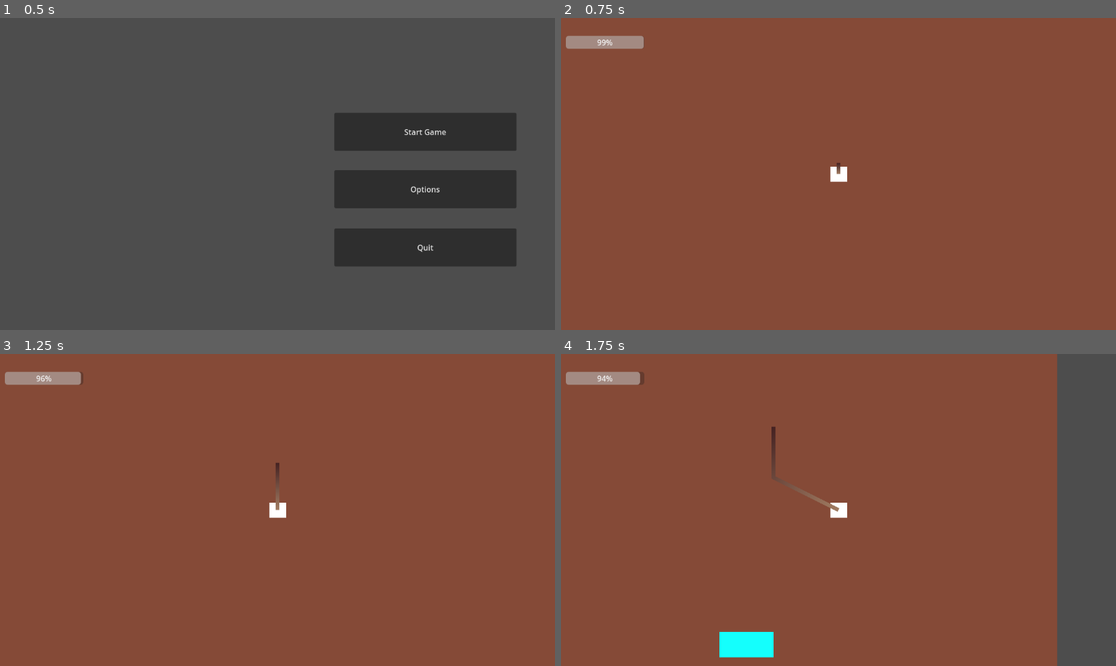
Above: before the commit, frames 1-4 (two rows, left to right).
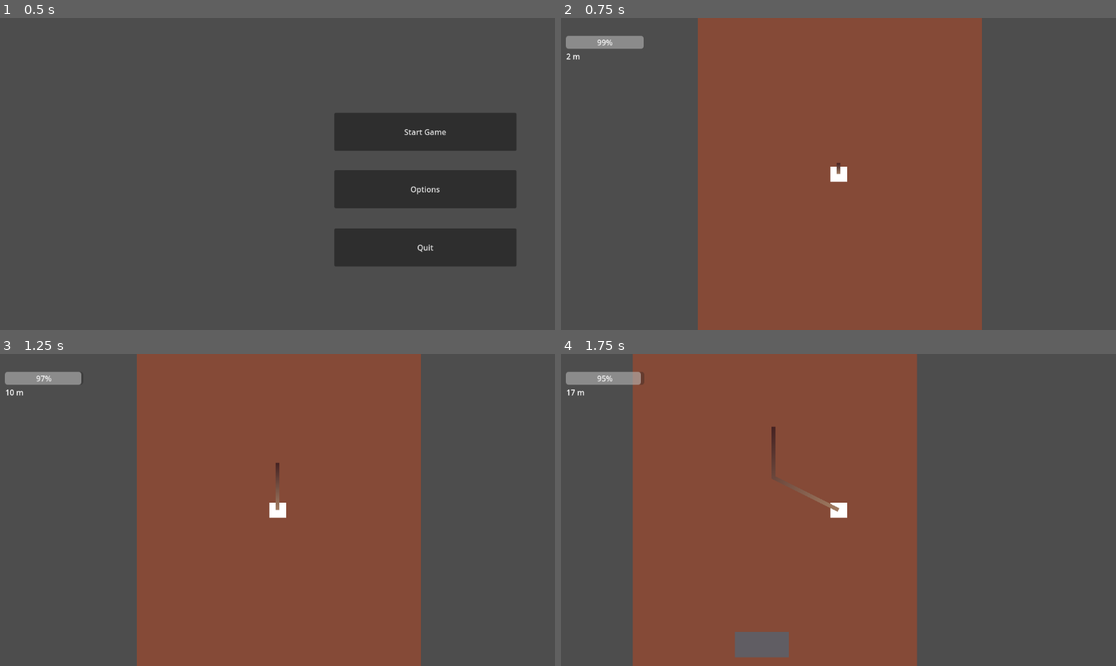
Above: after the commit, the same moments.

Repository: n4than0193-star/drill-digger
Game: Godot game, scene res://Scenes/main_menu.tscn
Two runs of this game, one before a commit and one after it. Both use one fixed random seed, a clock stepped at 60 frames per second and the inputs below.
Inputs (mouse positions are in pixels of both pictures, inside the frame that each line leads up to):
- Up to frame 1 (0.5 s): no input
- Up to frame 2 (0.75 s): click "Start Game" at 0.5 s
- Up to frame 3 (1.25 s): no input
- Up to frame 4 (1.75 s): tap Enter at 1.25 s; move the mouse to (960, 494) at 1.27 s; hold Right (Right) from 1.28 s (still down); tap Alt at 1.35 s; click (960, 494) at 1.42 s

Frame 1 is identical in both runs. In frame 2, 48% of the frame differs, in the area x 0-100%, y 0-100%; in frame 3, 48%; in frame 4, 39%.

Commit message:
Power-Ups + Difficulty Changes
Added all three power-ups: the shield, the magnet and the star. Also made some changes to boundaries and hitboxes to increase the difficulty of the game and give it more of an arcade-esque feel.

Diff:
--- a/Scenes/game.tscn
+++ b/Scenes/game.tscn
@@ -13,24 +13,40 @@
 autostart = true
 
 [node name="PwrTimer" type="Timer" parent="Timers"]
+wait_time = 10.0
 autostart = true
 
 [node name="ColorRect" type="ColorRect" parent="."]
-offset_left = -8.0
-offset_right = 1165.0
+offset_left = 284.0
+offset_right = 874.0
 offset_bottom = 648.0
 color = Color(0.521569, 0.290196, 0.215686, 1)
 
 [node name="Player" parent="." instance=ExtResource("2_wrm1d")]
 position = Vector2(0, 324)
 
-[node name="CanvasLayer" type="CanvasLayer" parent="."]
+[node name="Overlays" type="CanvasLayer" parent="."]
 
-[node name="ProgressBar" type="ProgressBar" parent="CanvasLayer"]
+[node name="ProgressBar" type="ProgressBar" parent="Overlays"]
 offset_left = 10.0
 offset_top = 37.0
 offset_right = 173.0
 offset_bottom = 64.0
 
+[node name="GameOver" type="Label" parent="Overlays"]
+visible = false
+top_level = true
+offset_left = 544.0
+offset_top = 328.0
+offset_right = 1692.0
+offset_bottom = 976.0
+text = "Game Over"
+
+[node name="DepthMeter" type="Label" parent="Overlays"]
+offset_left = 11.0
+offset_top = 68.0
+offset_right = 51.0
+offset_bottom = 91.0
+
 [connection signal="timeout" from="Timers/ObsTimer" to="." method="_on_obs_timer_timeout"]
 [connection signal="timeout" from="Timers/PwrTimer" to="." method="_on_pwr_timer_timeout"]
--- /dev/null
+++ b/Scenes/magnet.tscn
@@ -0,0 +1,37 @@
+[gd_scene load_steps=3 format=3 uid="uid://du0wb4jwstacm"]
+
+[ext_resource type="Script" uid="uid://b8kh4qolwis1w" path="res://Scripts/magnet.gd" id="1_k8q0q"]
+
+[sub_resource type="RectangleShape2D" id="RectangleShape2D_hrqv2"]
+size = Vector2(40, 40)
+
+[node name="Magnet" type="Node2D" groups=["spawned_items"]]
+
+[node name="Area2D" type="Area2D" parent="."]
+collision_layer = 4
+collision_mask = 9
+script = ExtResource("1_k8q0q")
+
+[node name="CollisionShape2D" type="CollisionShape2D" parent="Area2D"]
+position = Vector2(20, 20)
+shape = SubResource("RectangleShape2D_hrqv2")
+
+[node name="ColorRect" type="ColorRect" parent="Area2D"]
+offset_right = 40.0
+offset_bottom = 40.0
+scale = Vector2(0.520001, 1)
+color = Color(0.97, 0.0291, 0.107508, 1)
+metadata/_edit_use_anchors_ = true
+
+[node name="ColorRect" type="ColorRect" parent="Area2D/ColorRect"]
+layout_mode = 1
+anchors_preset = -1
+anchor_left = 1.0
+anchor_right = 1.75
+offset_right = 40.0
+offset_bottom = 40.0
+scale = Vector2(0.520001, 1)
+color = Color(0.322592, 0.47404, 0.974487, 1)
+metadata/_edit_use_anchors_ = true
+
+[connection signal="body_entered" from="Area2D" to="Area2D" method="_on_body_entered"]
--- a/Scenes/player.tscn
+++ b/Scenes/player.tscn
@@ -12,9 +12,12 @@
 script = ExtResource("1_4flbx")
 
 [node name="RootTip" type="CharacterBody2D" parent="."]
+collision_layer = 8
+collision_mask = 7
 
 [node name="CollisionShape2D" type="CollisionShape2D" parent="RootTip"]
 position = Vector2(0.5, 0.5)
+scale = Vector2(0.9, 0.9)
 shape = SubResource("RectangleShape2D_e2o6t")
 
 [node name="ColorRect" type="ColorRect" parent="RootTip"]
--- a/Scenes/rock.tscn
+++ b/Scenes/rock.tscn
@@ -2,18 +2,15 @@
 
 [ext_resource type="Script" uid="uid://bhu7evmm6xqkk" path="res://Scripts/rock.gd" id="1_lgx4v"]
 
-[sub_resource type="CapsuleShape2D" id="CapsuleShape2D_68h2w"]
-radius = 34.0
-height = 132.0
+[sub_resource type="RectangleShape2D" id="RectangleShape2D_lgx4v"]
+size = Vector2(53.0007, 112)
 
-[node name="Rock" type="Node2D"]
+[node name="Rock" type="Node2D" groups=["spawned_items"]]
 
 [node name="Area2D" type="Area2D" parent="."]
+collision_layer = 2
+collision_mask = 9
 script = ExtResource("1_lgx4v")
-
-[node name="CollisionShape2D" type="CollisionShape2D" parent="Area2D"]
-rotation = 1.57079
-shape = SubResource("CapsuleShape2D_68h2w")
 
 [node name="ColorRect" type="ColorRect" parent="Area2D"]
 offset_left = -55.0
@@ -23,4 +20,10 @@
 color = Color(0.375025, 0.365648, 0.38959, 1)
 metadata/_edit_use_anchors_ = true
 
+[node name="CollisionShape2D" type="CollisionShape2D" parent="Area2D"]
+position = Vector2(0.999999, 1.5)
+rotation = 1.57079
+scale = Vector2(0.95, 0.95)
+shape = SubResource("RectangleShape2D_lgx4v")
+
 [connection signal="body_entered" from="Area2D" to="Area2D" method="_on_body_entered"]
--- a/Scenes/shield.tscn
+++ b/Scenes/shield.tscn
@@ -5,16 +5,21 @@
 [sub_resource type="RectangleShape2D" id="RectangleShape2D_7fad3"]
 size = Vector2(40, 40)
 
-[node name="Invincibility" type="Node2D"]
+[node name="Invincibility" type="Node2D" groups=["spawned_items"]]
 
 [node name="Area2D" type="Area2D" parent="."]
+collision_layer = 4
+collision_mask = 9
 script = ExtResource("1_17xpe")
+
+[node name="ColorRect" type="ColorRect" parent="Area2D"]
+offset_right = 40.0
+offset_bottom = 40.0
+color = Color(0.16, 0.188, 1, 1)
+metadata/_edit_use_anchors_ = true
 
 [node name="CollisionShape2D" type="CollisionShape2D" parent="Area2D"]
 position = Vector2(20, 20)
 shape = SubResource("RectangleShape2D_7fad3")
 
-[node name="ColorRect" type="ColorRect" parent="Area2D"]
-offset_right = 40.0
-offset_bottom = 40.0
-color = Color(0.16, 0.188, 1, 1)
+[connection signal="body_entered" from="Area2D" to="Area2D" method="_on_body_entered"]
--- /dev/null
+++ b/Scenes/super_star.tscn
@@ -0,0 +1,25 @@
+[gd_scene load_steps=3 format=3 uid="uid://nnglvvxtf16f"]
+
+[ext_resource type="Script" uid="uid://tl66bpw72e1a" path="res://Scripts/super_star.gd" id="1_qrutd"]
+
+[sub_resource type="RectangleShape2D" id="RectangleShape2D_qrutd"]
+size = Vector2(40, 40)
+
+[node name="SuperStar" type="Node2D" groups=["spawned_items"]]
+
+[node name="Area2D" type="Area2D" parent="."]
+collision_layer = 4
+collision_mask = 9
+script = ExtResource("1_qrutd")
+
+[node name="ColorRect" type="ColorRect" parent="Area2D"]
+offset_right = 40.0
+offset_bottom = 40.0
+color = Color(0.16, 0.188, 1, 1)
+metadata/_edit_use_anchors_ = true
+
+[node name="CollisionShape2D" type="CollisionShape2D" parent="Area2D"]
+position = Vector2(20, 20)
+shape = SubResource("RectangleShape2D_qrutd")
+
+[connection signal="body_entered" from="Area2D" to="Area2D" method="_on_body_entered"]
--- a/Scenes/water.tscn
+++ b/Scenes/water.tscn
@@ -2,18 +2,15 @@
 
 [ext_resource type="Script" uid="uid://bs7ot3ex61mji" path="res://Scripts/water.gd" id="1_slmpt"]
 
-[sub_resource type="CapsuleShape2D" id="CapsuleShape2D_seble"]
-radius = 34.0
-height = 132.0
+[sub_resource type="RectangleShape2D" id="RectangleShape2D_slmpt"]
+size = Vector2(53.0007, 112)
 
-[node name="Water" type="Node2D"]
+[node name="Water" type="Node2D" groups=["spawned_items"]]
 
 [node name="Area2D" type="Area2D" parent="."]
+collision_layer = 2
+collision_mask = 9
 script = ExtResource("1_slmpt")
-
-[node name="CollisionShape2D" type="CollisionShape2D" parent="Area2D"]
-rotation = 1.57079
-shape = SubResource("CapsuleShape2D_seble")
 
 [node name="ColorRect" type="ColorRect" parent="Area2D"]
 offset_left = -55.0
@@ -23,4 +20,9 @@
 color = Color(0.0788806, 1, 0.991131, 1)
 metadata/_edit_use_anchors_ = true
 
+[node name="CollisionShape2D" type="CollisionShape2D" parent="Area2D"]
+position = Vector2(0.999999, 1.5)
+rotation = 1.57079
+shape = SubResource("RectangleShape2D_slmpt")
+
 [connection signal="body_entered" from="Area2D" to="Area2D" method="_on_body_entered"]
--- a/Scripts/game.gd
+++ b/Scripts/game.gd
@@ -4,9 +4,8 @@
 var rock := preload("res://Scenes/rock.tscn")
 
 var shield := preload("res://Scenes/shield.tscn")
-var speed: PackedScene
-var powerup_no3
-var star: PackedScene
+var magnet := preload("res://Scenes/magnet.tscn")
+var star:= preload("res://Scenes/super_star.tscn")
 
 
 # Called when the node enters the scene tree for the first time.
@@ -16,36 +15,55 @@
 
 # Called every frame. 'delta' is the elapsed time since the previous frame.
 func _process(delta: float) -> void:
-	if GlobalVariables.depth > 25000:
+	if GlobalVariables.depth > 2500:
 		$ColorRect.color = Color8(39, 20, 29, 255)
 
-	elif GlobalVariables.depth > 20000:
+	elif GlobalVariables.depth > 2000:
 		$ColorRect.color = Color8(71, 39, 47, 255)
 
-	elif GlobalVariables.depth > 15000:
+	elif GlobalVariables.depth > 1500:
 		$ColorRect.color = Color8(84, 49, 40, 255)
 
-	elif GlobalVariables.depth > 10000:
+	elif GlobalVariables.depth > 1000:
 		$ColorRect.color = Color8(93, 51, 45, 255)
 
-	elif GlobalVariables.depth > 5000:
+	elif GlobalVariables.depth > 500:
 		$ColorRect.color = Color8(103, 53, 54, 255)
 
 	else:
 		$ColorRect.color = Color8(133, 74, 55, 255)
 
-	$CanvasLayer/ProgressBar.value = GlobalVariables.moisture
+	$Overlays/ProgressBar.value = GlobalVariables.moisture
+	$Overlays/DepthMeter.text = str(roundi(GlobalVariables.depth)) + " m"
 
 	if GlobalVariables.death == true:
 		$Timers/ObsTimer.stop()
+		$Overlays/GameOver.show()
+
 
 
 func _on_obs_timer_timeout() -> void:
-	var x_pos := randf_range(50, 1100)
+	var x_pos := randf_range(354.0, 204.0+590.0)
 	var y_pos := 700.0
 	var new_obst
+	var is_overlapping := true
+	var attempts := 0
+	var max_attempts := 15
+	var safe_buffer_distance := 70.0
 
-	if randf() < 0.4:
+
+	while is_overlapping and attempts < max_attempts:
+		is_overlapping = false
+		var test_position := Vector2(x_pos, y_pos)
+
+		for node in get_children():
+			if node.is_in_group("spawned_items"):
+				if test_position.distance_to(node.position) < safe_buffer_distance:
+					is_overlapping = true
+					break
+		attempts += 1
+
+	if randf() < 0.8:
 		new_obst = rock.instantiate()
 	else:
 		new_obst = water.instantiate()
@@ -54,19 +72,33 @@
 	add_child(new_obst)
 
 func _on_pwr_timer_timeout() -> void:
-	var x_pos := randf_range(50, 1100)
+	var x_pos := randf_range(354.0, 204.0+590.0)
 	var y_pos := 700.0
 	var new_pwr
 	var r: float = randf()
+	var is_overlapping := true
+	var attempts := 0
+	var max_attempts := 15
+	var safe_buffer_distance := 70.0
 
-	if r < 0.3:
+	while is_overlapping and attempts < max_attempts:
+		is_overlapping = false
+
+		var test_position := Vector2(x_pos, y_pos)
+
+		for node in get_children():
+			if node.is_in_group("spawned_items"):
+				if test_position.distance_to(node.position) < safe_buffer_distance:
+					is_overlapping = true
+					break
+		attempts += 1
+
+	if r < 0.4:
 		new_pwr = shield.instantiate() # one time use shield
-	elif 0.3 <= r and r < 0.6:
-		new_pwr = shield.instantiate() # speed buff
-	elif 0.6 <= r and r < 0.9:
-		new_pwr = shield.instantiate() # moisture goes up temporarily (pretty bad, will think of new one)
+	elif 0.4 <= r and r < 0.8:
+		new_pwr = magnet.instantiate() # attracts water
 	else:
-		new_pwr = shield.instantiate() #equivalent of super star in mario
+		new_pwr = star.instantiate() #equivalent of super star in mario or slightly worse lol
 
 	new_pwr.position = Vector2(x_pos, y_pos)
 	add_child(new_pwr)
--- a/Scripts/global_variables.gd
+++ b/Scripts/global_variables.gd
@@ -7,6 +7,8 @@
 var trail_size: float = 200 #size of root trail
 var death = false #self explanatory
 var shield = false #checks whether invincible power-up is active
+var magnet = false #checks whether magnet power up is active
+var star = false
 
 func _process(delta: float) -> void:
 	if moisture > 100.0:
--- /dev/null
+++ b/Scripts/magnet.gd
@@ -0,0 +1,26 @@
+extends Area2D
+
+# Called when the node enters the scene tree for the first time.
+func _ready() -> void:
+	pass # Replace with function body.
+
+# Called every frame. 'delta' is the elapsed time since the previous frame.
+func _process(delta: float) -> void:
+	if not GlobalVariables.death:
+		position.y -= GlobalVariables.growth_speed * delta
+
+	if position.y < -1000:
+		queue_free()
+
+func die():
+	queue_free()
+
+func _on_body_entered(body: CharacterBody2D) -> void:
+	if body.name == "RootTip":
+		GlobalVariables.magnet = true
+		print("Magnet On")
+		$ColorRect.hide()
+		await get_tree().create_timer(1.0).timeout
+		GlobalVariables.magnet = false
+		print("Magnet Off")
+		die()
--- a/Scripts/player.gd
+++ b/Scripts/player.gd
@@ -8,7 +8,7 @@
 	trail.clear_points()
 
 func _process(delta: float) -> void:
-	GlobalVariables.moisture -= 5.0 * delta
+	GlobalVariables.moisture -= 4.0 * delta
 	if GlobalVariables.death:
 		print("Game Over! Final Depth: " + str(int(GlobalVariables.depth)))
 		set_process(false)
@@ -16,10 +16,9 @@
 	var direction = Input.get_axis("Left", "Right")
 	tip.velocity.x = direction * GlobalVariables.speed
 	tip.move_and_slide()
-	print(str(direction))
-	tip.position.x = clamp(tip.position.x, 10, 1142)
+	tip.position.x = clamp(tip.position.x, 304, 853)
 
-	GlobalVariables.depth += GlobalVariables.growth_speed * delta
+	GlobalVariables.depth += GlobalVariables.growth_speed * delta * 0.1
 
 	if not GlobalVariables.death:
 		for i in range(trail.get_point_count()):
--- a/Scripts/rock.gd
+++ b/Scripts/rock.gd
@@ -20,6 +20,10 @@
 		if GlobalVariables.shield == true:
 			queue_free()
 			GlobalVariables.shield = false
+
+		elif GlobalVariables.star == true:
+			queue_free()
+
 		else:
 			GlobalVariables.death = true
 	else:
--- a/Scripts/shield.gd
+++ b/Scripts/shield.gd
@@ -15,7 +15,7 @@
 func die():
 	queue_free()
 
-func _on_body_entered(body: Node2D) -> void:
+func _on_body_entered(body: CharacterBody2D) -> void:
 	if body.name == "RootTip":
 		GlobalVariables.shield = true
 		die()
--- /dev/null
+++ b/Scripts/super_star.gd
@@ -0,0 +1,24 @@
+extends Area2D
+
+# Called when the node enters the scene tree for the first time.
+func _ready() -> void:
+	pass # Replace with function body.
+
+# Called every frame. 'delta' is the elapsed time since the previous frame.
+func _process(delta: float) -> void:
+	if not GlobalVariables.death:
+		position.y -= GlobalVariables.growth_speed * delta
+
+	if position.y < -1000:
+		queue_free()
+
+func die():
+	queue_free()
+
+func _on_body_entered(body: CharacterBody2D) -> void:
+	if body.name == "RootTip":
+		GlobalVariables.star = true
+		$ColorRect.hide()
+		await get_tree().create_timer(1.0).timeout
+		GlobalVariables.star = false
+		die()
--- a/Scripts/water.gd
+++ b/Scripts/water.gd
@@ -12,6 +12,10 @@
 	if position.y < -1000:
 		queue_free()
 
+	if GlobalVariables.magnet == true:
+		GlobalVariables.moisture += 10
+		die()
+
 func die():
 	queue_free()
 
--- a/project.godot
+++ b/project.godot
@@ -23,6 +23,10 @@
 
 enabled=PackedStringArray("res://addons/godot_super-wakatime/plugin.cfg")
 
+[global_group]
+
+spawned_items="all spawned items, including obstacles and powerups"
+
 [input]
 
 Left={
@@ -38,6 +42,13 @@
 ]
 }
 
+[layer_names]
+
+2d_physics/layer_1="Background"
+2d_physics/layer_2="Obstacles "
+2d_physics/layer_3="Power-Ups"
+2d_physics/layer_4="Drill"
+
 [rendering]
 
 renderer/rendering_method="mobile"
Not shown, added: Scripts/magnet.gd.uid
Not shown, added: Scripts/super_star.gd.uid
